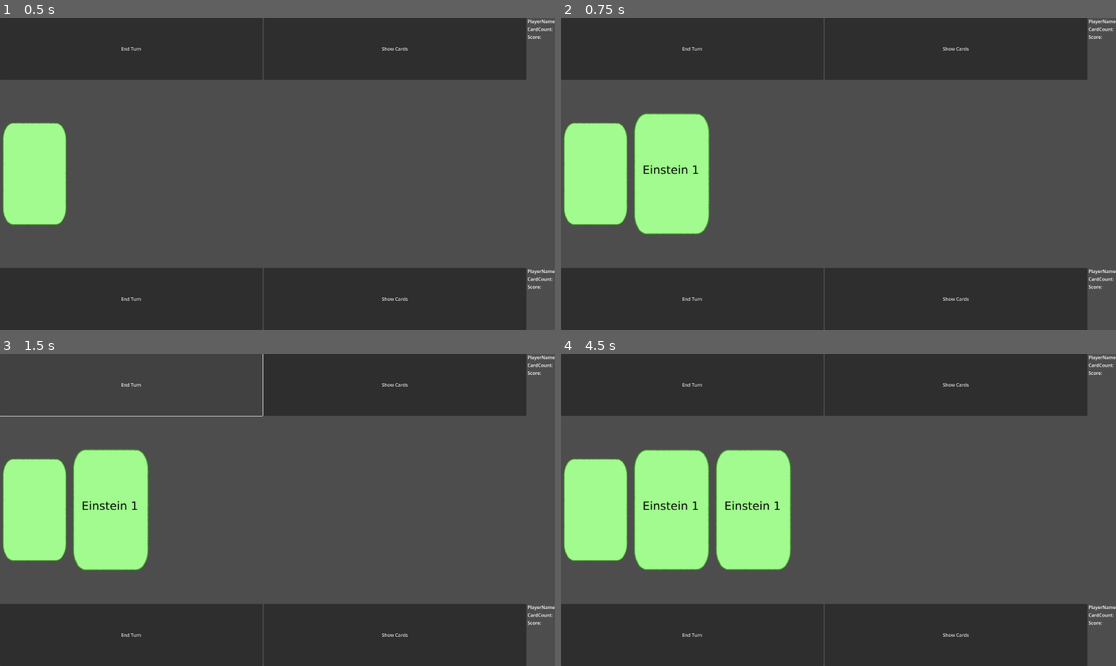
Above: before the commit, frames 1-4 (two rows, left to right).
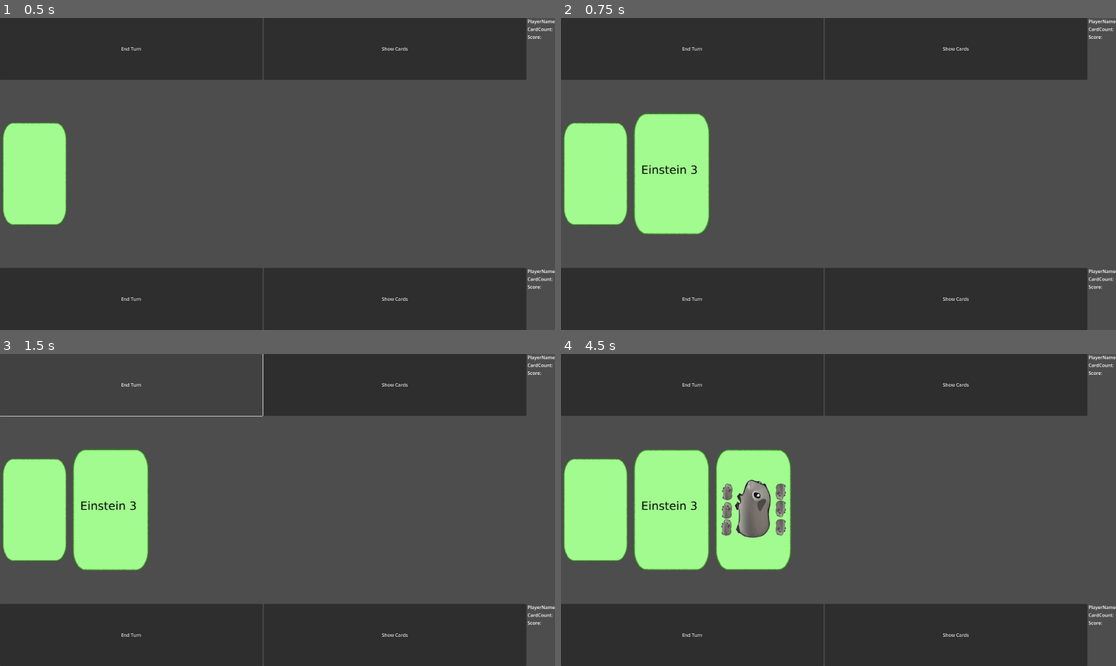
Above: after the commit, the same moments.

Repository: ElQDuck/guinea-piggies
Game: Godot game, scene res://scenes/main.tscn
Two runs of this game, one before a commit and one after it. Both use one fixed random seed, a clock stepped at 60 frames per second and the inputs below.
Inputs (mouse positions are in pixels of both pictures, inside the frame that each line leads up to):
- Up to frame 1 (0.5 s): no input
- Up to frame 2 (0.75 s): click (594, 174) at 0.5 s
- Up to frame 3 (1.5 s): click "End Turn" at 1.25 s
- Up to frame 4 (4.5 s): click "Show Cards" at 2 s; click "End Turn" at 2.75 s; click "Show Cards" at 3.5 s; click (594, 510) at 4.25 s

Frame 1 is identical in both runs. In frame 2, 0.2% of the frame differs, in the area x 13-27%, y 30-70%; in frame 3, 0.2%; in frame 4, 1.7%, in the area x 13-41%, y 30-70%.

Commit message:
feat: add drawing

Diff:
--- a/scripts/Deck.gd
+++ b/scripts/Deck.gd
@@ -1,21 +1,18 @@
 extends TextureButton
 
-enum PiggyType {
-	Predator = 0,
-	Einstein = 1,
-	Phoebe = 2,
-	Ciri = 3,
-	Legolas = 4,
-	Triss = 5,
-	Emma = 6,
-	Tauriel = 7,
-	Arya = 8,
-	Teddy = 9,
-	Nackedei = 10
-}
-
+enum PiggyType { Predator = 0, Einstein = 1, Phoebe = 2, Ciri = 3, Legolas = 4, Triss = 5, Emma = 6, Tauriel = 7, Arya = 8, Teddy = 9, Nackedei = 10 }
 var Cards = [
-	{type = PiggyType.Einstein, value = 1}
+	{type = PiggyType.Predator, value = 0}, {type = PiggyType.Predator, value = 0}, {type = PiggyType.Predator, value = 0}, {type = PiggyType.Predator, value = 0}, {type = PiggyType.Predator, value = 0}, {type = PiggyType.Predator, value = 0},
+	{type = PiggyType.Einstein, value = 1}, {type = PiggyType.Einstein, value = 1}, {type = PiggyType.Einstein, value = 2}, {type = PiggyType.Einstein, value = 2}, {type = PiggyType.Einstein, value = 3}, {type = PiggyType.Einstein, value = 4},
+	{type = PiggyType.Phoebe, value = 1}, {type = PiggyType.Phoebe, value = 1}, {type = PiggyType.Phoebe, value = 2}, {type = PiggyType.Phoebe, value = 2}, {type = PiggyType.Phoebe, value = 3}, {type = PiggyType.Phoebe, value = 4},
+	{type = PiggyType.Ciri, value = 1}, {type = PiggyType.Ciri, value = 1}, {type = PiggyType.Ciri, value = 2}, {type = PiggyType.Ciri, value = 2}, {type = PiggyType.Ciri, value = 3}, {type = PiggyType.Ciri, value = 4},
+	{type = PiggyType.Legolas, value = 1}, {type = PiggyType.Legolas, value = 1}, {type = PiggyType.Legolas, value = 2}, {type = PiggyType.Legolas, value = 2}, {type = PiggyType.Legolas, value = 3}, {type = PiggyType.Legolas, value = 4},
+	{type = PiggyType.Triss, value = 1}, {type = PiggyType.Triss, value = 1}, {type = PiggyType.Triss, value = 2}, {type = PiggyType.Triss, value = 2}, {type = PiggyType.Triss, value = 3}, {type = PiggyType.Triss, value = 4},
+	{type = PiggyType.Emma, value = 1}, {type = PiggyType.Emma, value = 1}, {type = PiggyType.Emma, value = 2}, {type = PiggyType.Emma, value = 2}, {type = PiggyType.Emma, value = 3}, {type = PiggyType.Emma, value = 4},
+	{type = PiggyType.Tauriel, value = 1}, {type = PiggyType.Tauriel, value = 1}, {type = PiggyType.Tauriel, value = 2}, {type = PiggyType.Tauriel, value = 2}, {type = PiggyType.Tauriel, value = 3}, {type = PiggyType.Tauriel, value = 4},
+	{type = PiggyType.Arya, value = 1}, {type = PiggyType.Arya, value = 1}, {type = PiggyType.Arya, value = 2}, {type = PiggyType.Arya, value = 2}, {type = PiggyType.Arya, value = 3}, {type = PiggyType.Arya, value = 4},
+	{type = PiggyType.Teddy, value = 1}, {type = PiggyType.Teddy, value = 1}, {type = PiggyType.Teddy, value = 2}, {type = PiggyType.Teddy, value = 2}, {type = PiggyType.Teddy, value = 3}, {type = PiggyType.Teddy, value = 4},
+	{type = PiggyType.Nackedei, value = 1}, {type = PiggyType.Nackedei, value = 1}, {type = PiggyType.Nackedei, value = 2}, {type = PiggyType.Nackedei, value = 2}, {type = PiggyType.Nackedei, value = 3}, {type = PiggyType.Nackedei, value = 4}
 ]
 
 # Called when the node enters the scene tree for the first time.
@@ -29,7 +26,8 @@
 
 
 func _on_pressed():
-	$"../../GridContainer".add_child(CreateCard(Cards[0].type, Cards[0].value))
+	var drawnCard = DrawRandomCard()
+	$"../../GridContainer".add_child(CreateCard(drawnCard.type, drawnCard.value))
 
 func CreateCard(piggyType: int, cardValue: int) -> Node:
 	var marginContainer = MarginContainer.new()
@@ -46,3 +44,12 @@
 	marginContainer.size_flags_horizontal = Control.SIZE_EXPAND_FILL
 	marginContainer.size_flags_vertical = Control.SIZE_EXPAND_FILL
 	return marginContainer
+
+func DrawRandomCard():
+	if Cards.size() > 0:
+		var cardFromDeck = Cards.pick_random()
+		Cards.erase(cardFromDeck)
+		print(cardFromDeck)
+		print(Cards.size())
+		return cardFromDeck
+	return null
